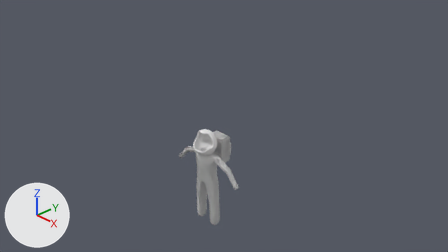
The Blender file Assets/Models/spacesuit.blend: old version first, new version second.
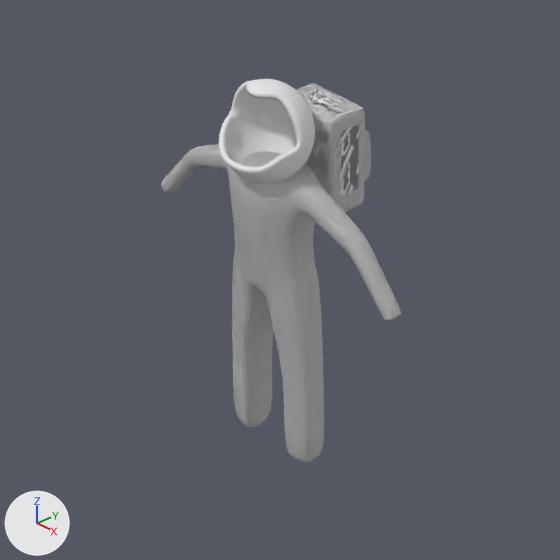
There are two pictures of each version: one from the file's camera 'Camera', one close up on the part from 31% to 62% of the width and 44% to 99% of the height. Lighting does not change. The marker at lower left points along +X, +Y and +Z.

Names of what the first close-up shows: 'SpaceSuit'.
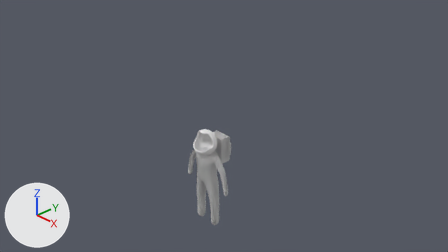
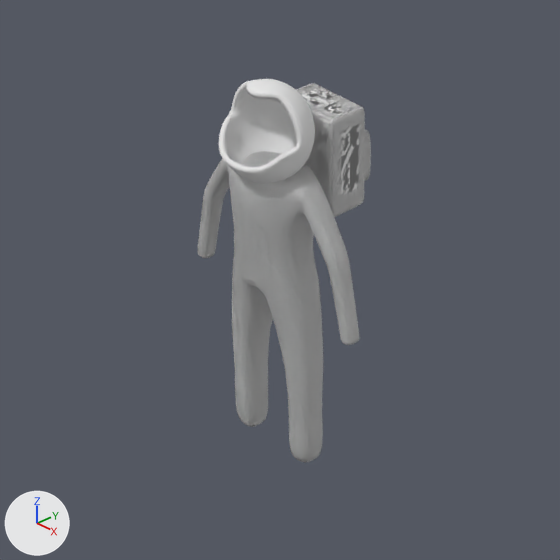
Location of each change, (x1, y1, x2, y2) in pixels of the close-ups (560 x 560 px; the box of a moved part takes in the faces that stretch with it):
'SpaceSuit', reshaped (28% narrower)
    before: (161, 79, 402, 463)
    after: (198, 79, 371, 463)
part 1 of me_spacesuit, moved or reshaped
    before: (161, 144, 402, 321)
    after: (198, 158, 360, 345)
part 2 of me_spacesuit, built on
    before: (232, 229, 324, 463)
    after: (232, 230, 323, 463)
part 3 of me_spacesuit, shading changed
    both: (221, 83, 363, 240)

Edits to the bpy script that builds the scene:
```text
Change me_spacesuit:
    used by ob_spacesuit; location = (0.0, 0.0, 0.0)
    remove me_spacesuit.from_pydata(...)  # 235 vertices, 210 faces; spans x -1.05..0.0, y -0.33..0.63, z -2.19..0.31
    add me_spacesuit.from_pydata(...)  # 251 vertices, 226 faces; spans x -0.71..0.0, y -0.33..0.63, z -2.19..0.31
    me_spacesuit part 1
    3 vertices in x -0.73..-0.72, y -0.07..0.07, z -0.4..-0.39 move by (0.14, 0.0, -0.19)
    21 vertices move from x -1.05..-0.67, y -0.07..0.07, z -0.83..-0.44 to x -0.71..-0.49, y -0.07..0.07, z -1.14..-0.65
    me_spacesuit part 2
    8 faces are deleted
    5 vertices in x -0.36..-0.13, y -0.17..0.14, z -2.19..-0.9 move by (0.0, -0.01, 0.0)
    14 vertices move from x -0.36..-0.1, y -0.14..0.15, z -2.19..-1.27 to x -0.36..-0.1, y -0.1..0.11, z -2.19..-1.27
    16 vertices are added at x -0.35..-0.13, y -0.12..0.15, z -1.5..-1.45
    24 new faces join them, mat_suit (its picture is missing)
    me_spacesuit part 3: 177 kept faces spanning x -0.71..0.0, y -0.25..0.63, z -2.19..0.05 are now shaded smooth
```
